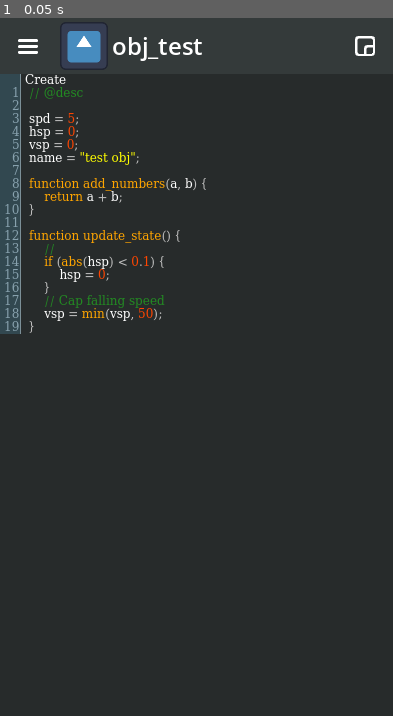
Above: before the commit, frame 1.
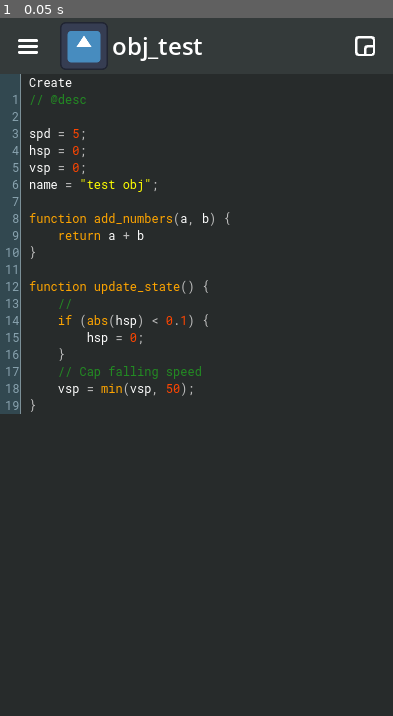
Above: after the commit, the same moment.

Repository: brenioks/DroidMakerUI
Game: Godot game, scene res://workplace.tscn
The game is run twice, just before and just after one commit, with the same random seed, the same clock (stepped at 60 frames per second) and the same inputs. The engine's default icon, where the game draws it, is replaced by a stand-in: a white triangle on a blue panel in a dark square.
Inputs:
- Up to frame 1 (0.05 s): no input

The runs differ from the first frame. In frame 1, 3.9% of the frame differs, in the area x 0-59%, y 8-57%.

Commit message:
Using Roboto Mono font directly

Diff:
--- a/resources/code_theme.tres
+++ b/CodeEditor/code_theme.tres
@@ -1,7 +1,7 @@
 [gd_resource type="Theme" format=3 uid="uid://x7gpo1v81u7s"]
 
-[sub_resource type="SystemFont" id="SystemFont_wt32b"]
-font_names = PackedStringArray("Monospace")
+[ext_resource type="FontFile" uid="uid://d4ck0wij5wmu" path="res://resources/RobotoMono.ttf" id="1_ed5dj"]
+[ext_resource type="FontFile" uid="uid://crawn1kclmhy6" path="res://resources/RobotoMono-Italic.ttf" id="2_5n43k"]
 
 [sub_resource type="StyleBoxFlat" id="StyleBoxFlat_d4vwl"]
 content_margin_left = 4.0
@@ -26,8 +26,10 @@
 
 [sub_resource type="StyleBoxEmpty" id="StyleBoxEmpty_ewt1l"]
 
-[sub_resource type="SystemFont" id="SystemFont_y2srt"]
-font_names = PackedStringArray("Monospace")
+[sub_resource type="FontVariation" id="FontVariation_lkaf1"]
+base_font = ExtResource("1_ed5dj")
+variation_embolden = 0.2
+variation_transform = Transform2D(1.05, 0, 0, 1, 0, 0)
 
 [resource]
 Label/colors/font_color = Color(1, 1, 1, 1)
@@ -39,8 +41,13 @@
 Label/constants/shadow_offset_y = 1
 Label/constants/shadow_outline_size = 1
 Label/font_sizes/font_size = 12
-Label/fonts/font = SubResource("SystemFont_wt32b")
+Label/fonts/font = ExtResource("1_ed5dj")
 Label/styles/focus = SubResource("StyleBoxFlat_d4vwl")
 Label/styles/normal = SubResource("StyleBoxEmpty_ewt1l")
+RichTextLabel/font_sizes/bold_font_size = 12
+RichTextLabel/font_sizes/italics_font_size = 12
+RichTextLabel/font_sizes/mono_font_size = 16
 RichTextLabel/font_sizes/normal_font_size = 12
-RichTextLabel/fonts/normal_font = SubResource("SystemFont_y2srt")
+RichTextLabel/fonts/bold_font = SubResource("FontVariation_lkaf1")
+RichTextLabel/fonts/italics_font = ExtResource("2_5n43k")
+RichTextLabel/fonts/normal_font = ExtResource("1_ed5dj")
--- a/CodeEditor/gutter.gd
+++ b/CodeEditor/gutter.gd
@@ -4,9 +4,10 @@
 
 @export var code_node: Node:
 	set(new):
-		if Engine.is_editor_hint():
-			_on_code_node_set(new)
 		code_node = new
+@warning_ignore("unused_private_class_variable")
+@export_tool_button("Sync Gutter Sizes") var __sync_gutter_sizes = func():
+	_on_code_node_set(code_node)
 
 @onready var numbers_label = $Label
 
--- a/CodeEditor/gutter.tscn
+++ b/CodeEditor/gutter.tscn
@@ -2,7 +2,7 @@
 
 [ext_resource type="Script" uid="uid://hn87vvwjriq8" path="res://CodeEditor/gutter.gd" id="1_klnqo"]
 [ext_resource type="StyleBox" uid="uid://d4bl24jyp3x3h" path="res://CodeEditor/gutter_panel.tres" id="1_tuqt5"]
-[ext_resource type="Theme" uid="uid://x7gpo1v81u7s" path="res://resources/code_theme.tres" id="2_tuqt5"]
+[ext_resource type="Theme" uid="uid://x7gpo1v81u7s" path="res://CodeEditor/code_theme.tres" id="2_tuqt5"]
 
 [node name="Gutter" type="PanelContainer" unique_id=561590972]
 theme_override_styles/panel = ExtResource("1_tuqt5")
@@ -10,15 +10,9 @@
 
 [node name="Label" type="RichTextLabel" parent="." unique_id=566654518]
 modulate = Color(0.82, 0.93700004, 1, 0.5411765)
-custom_minimum_size = Vector2(16, 0)
 layout_mode = 2
 size_flags_vertical = 0
 theme = ExtResource("2_tuqt5")
-text = "1
-2
-3
-4
-5"
 fit_content = true
 scroll_active = false
 autowrap_mode = 0
--- a/project.godot
+++ b/project.godot
@@ -13,7 +13,7 @@
 config/name="DroidMakerUI"
 run/main_scene="res://workplace.tscn"
 config/features=PackedStringArray("4.7", "GL Compatibility")
-config/icon="res://icon.svg"
+config/icon="uid://6xcht2b0cedh"
 
 [display]
 
--- a/workplace.tscn
+++ b/workplace.tscn
@@ -3,7 +3,7 @@
 [ext_resource type="Texture2D" uid="uid://biknltafecs1d" path="res://icons/hamburger_icon.png" id="1_n4o62"]
 [ext_resource type="Texture2D" uid="uid://dl7e7oq7fj43g" path="res://icons/assets_icon.png" id="2_2a0aw"]
 [ext_resource type="Texture2D" uid="uid://6xcht2b0cedh" path="res://icons/icon.svg" id="2_xlm1k"]
-[ext_resource type="Theme" uid="uid://x7gpo1v81u7s" path="res://resources/code_theme.tres" id="4_aqlwe"]
+[ext_resource type="Theme" uid="uid://x7gpo1v81u7s" path="res://CodeEditor/code_theme.tres" id="4_aqlwe"]
 [ext_resource type="PackedScene" uid="uid://lh34yjsrk50e" path="res://CodeEditor/gutter.tscn" id="4_gwg38"]
 [ext_resource type="Script" uid="uid://bqnnt6re1844n" path="res://CodeEditor/code_editor.gd" id="5_kjeef"]
 
@@ -85,6 +85,7 @@
 
 [node name="HBoxContainer" type="HBoxContainer" parent="Main/Column/EventList" unique_id=1138494545]
 layout_mode = 2
+theme_override_constants/separation = 8
 
 [node name="Gutter" parent="Main/Column/EventList/HBoxContainer" unique_id=561590972 instance=ExtResource("4_gwg38")]
 custom_minimum_size = Vector2(21, 0)
@@ -118,7 +119,7 @@
 name = \"test obj\";
 
 function add_numbers(a, b) {
-	return a + b;
+	return a + b
 }
 
 function update_state() {
Binary file added: resources/Roboto-Italic.ttf
Not shown, added: resources/Roboto-Italic.ttf.import
Binary file added: resources/Roboto.ttf
Not shown, added: resources/Roboto.ttf.import
Binary file added: resources/RobotoMono-Italic.ttf
Not shown, added: resources/RobotoMono-Italic.ttf.import
Binary file added: resources/RobotoMono.ttf
Not shown, added: resources/RobotoMono.ttf.import
